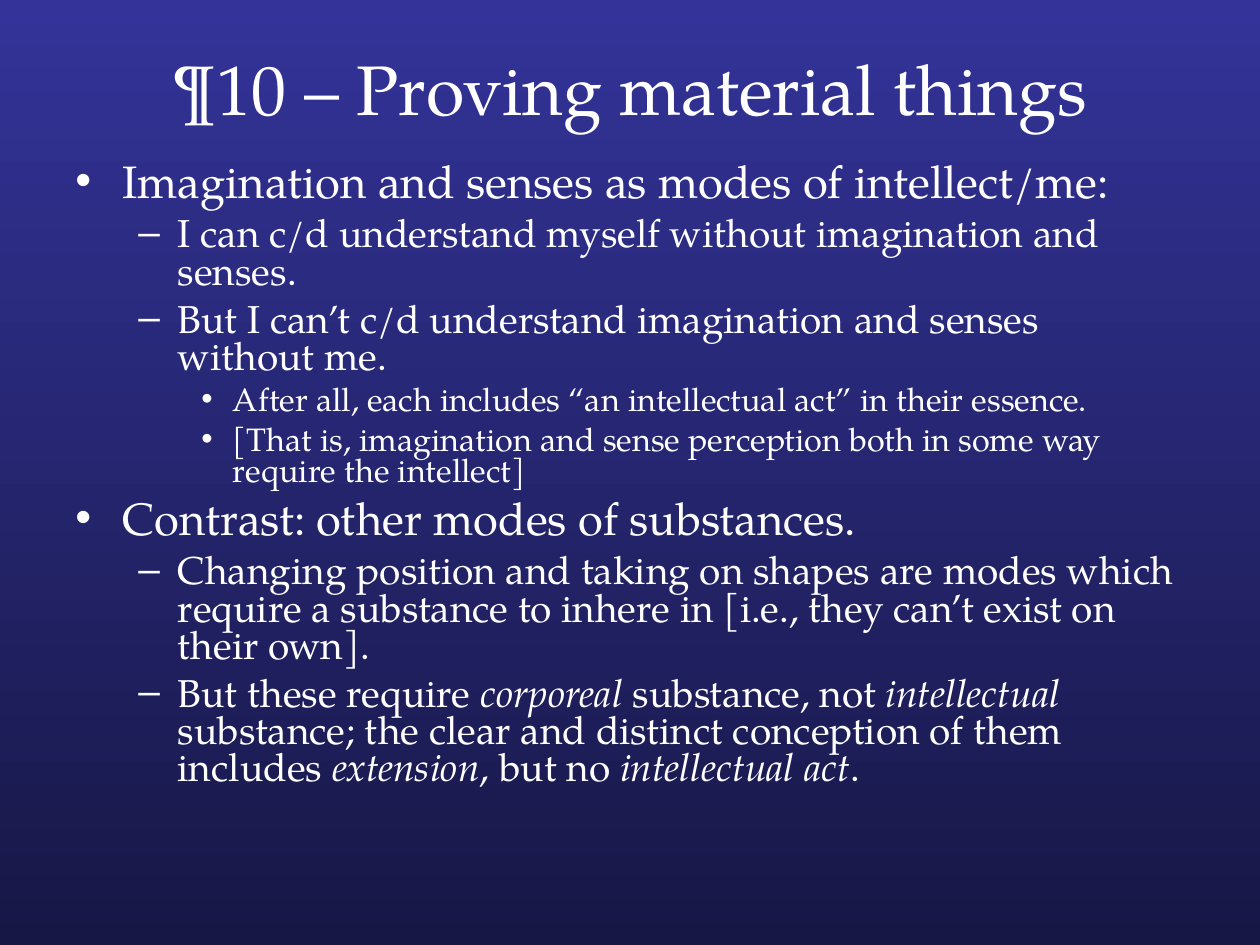
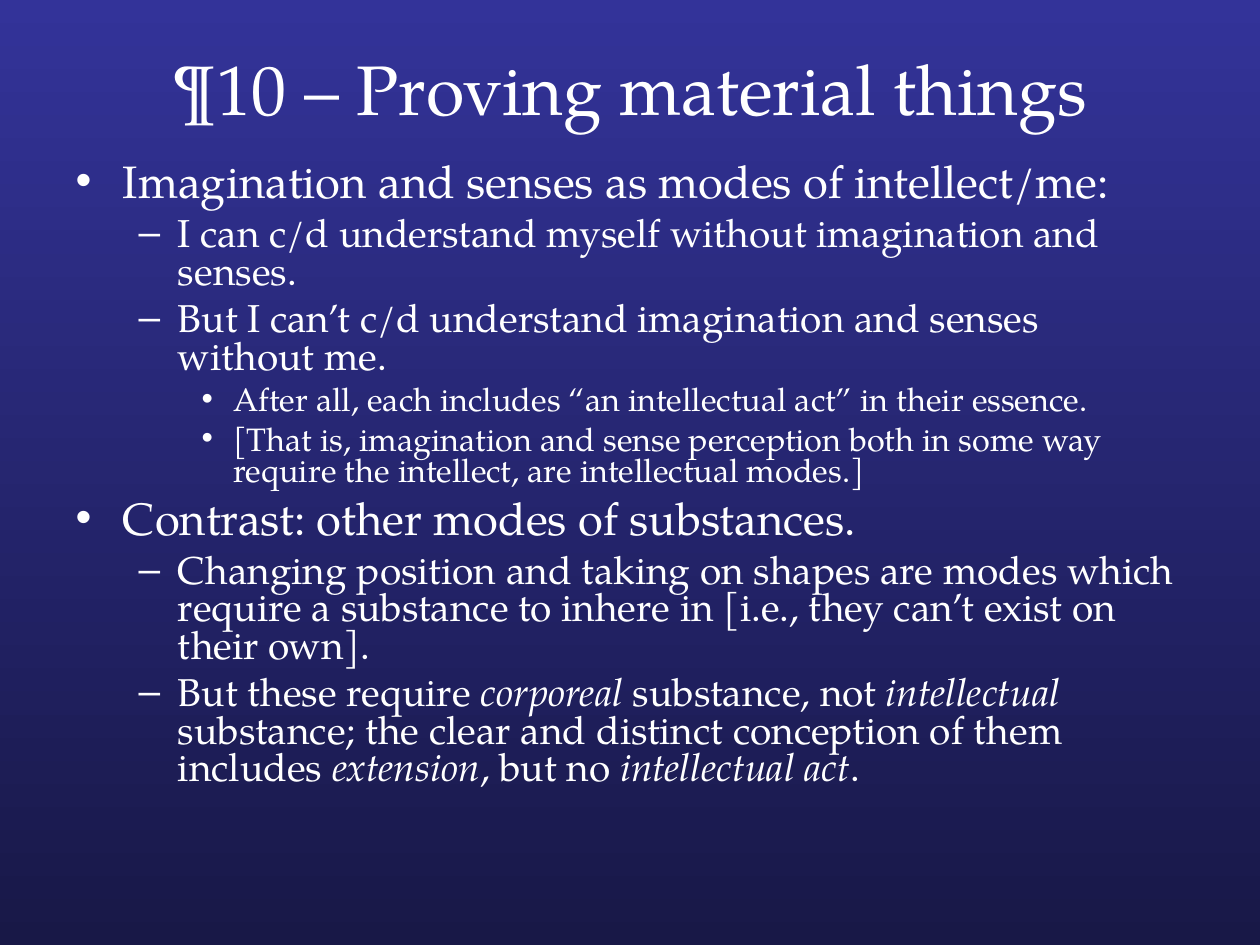
Before and after one commit to colemitchell/colemitchell.github.io, a slide deck: slide 13 of PHIL2220/Med VI.ppt. Drawn at 1260x945 pixels with LibreOffice and Linux fonts; fonts in the diff are those of the drawing. Boxes give left, top, right and bottom in pixels: in the first picture for what was removed or moved away, otherwise in the second. Text is boxed around its words. In the diff, an @@ line names an element or a change of style, - is before the commit and + after.

```diff
--- a/PHIL2220/Med VI.ppt
+++ b/PHIL2220/Med VI.ppt
@@ background gradient #333399 to #171746 to gradient #333399 to #181847 @@
@@ text at box(233, 426, 1101, 491): text changed @@
-    • [That is, imagination and sense perception both in some way require the intellect]
+    • [That is, imagination and sense perception both in some way require the intellect, are intellectual modes.]
```
Also in this commit, not shown: 26 other slides changed, 1 other file.
